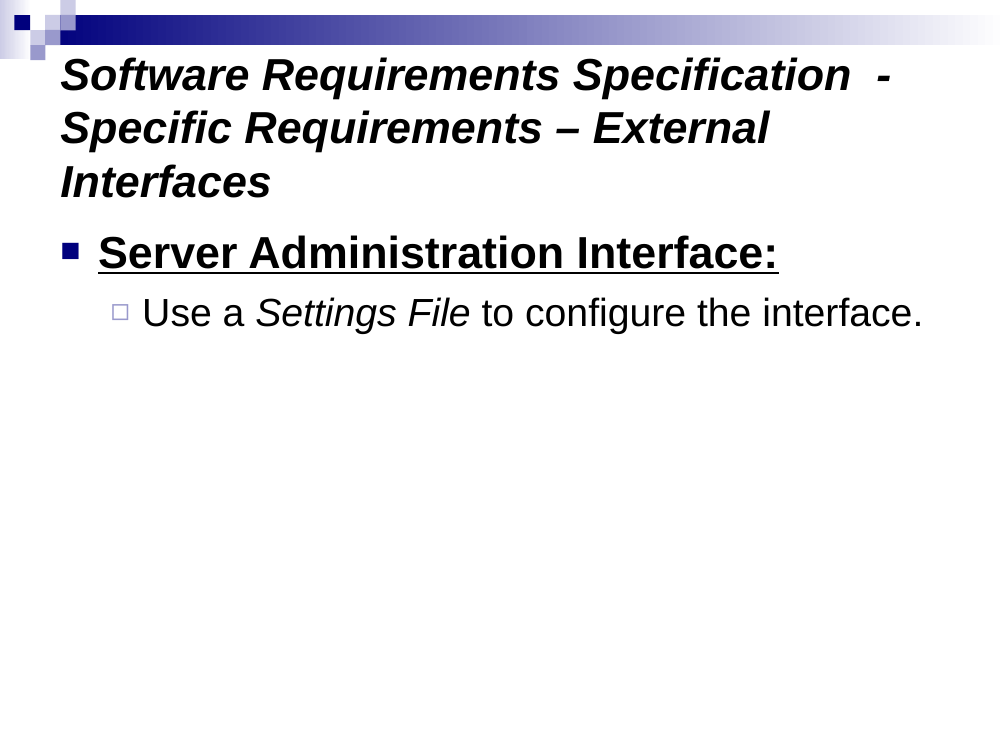
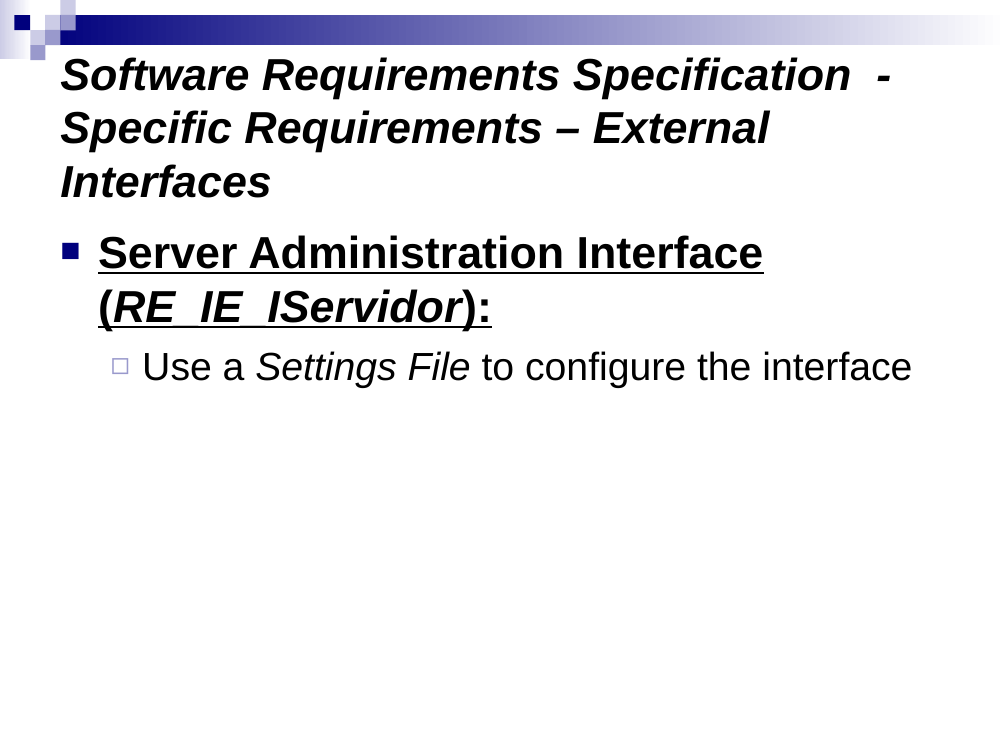
Before and after one commit to salcedonia/egorilla-software-engineering-2008-2009, a slide deck: slide 27 of doc/PresentacionIS.ppt (slide 26 before the commit). Drawn at 1008x756 pixels with LibreOffice and Linux fonts; fonts in the diff are those of the drawing. Boxes give left, top, right and bottom in pixels: in the first picture for what was removed or moved away, otherwise in the second. Text is boxed around its words. In the diff, an @@ line names an element or a change of style, - is before the commit and + after.

```diff
--- a/doc/PresentacionIS.ppt
+++ b/doc/PresentacionIS.ppt
@@ text at (98, 235, 912, 388): text changed; size 28 to 32 pt; bold on @@
-■ Server Administration Interface:
-  ◻ Use a Settings File to configure the interface.
+■ Server Administration Interface (RE_IE_IServidor):
+  ◻ Use a Settings File to configure the interface
```
Also in this commit, not shown: 5 other slides changed, 4 slides added.
